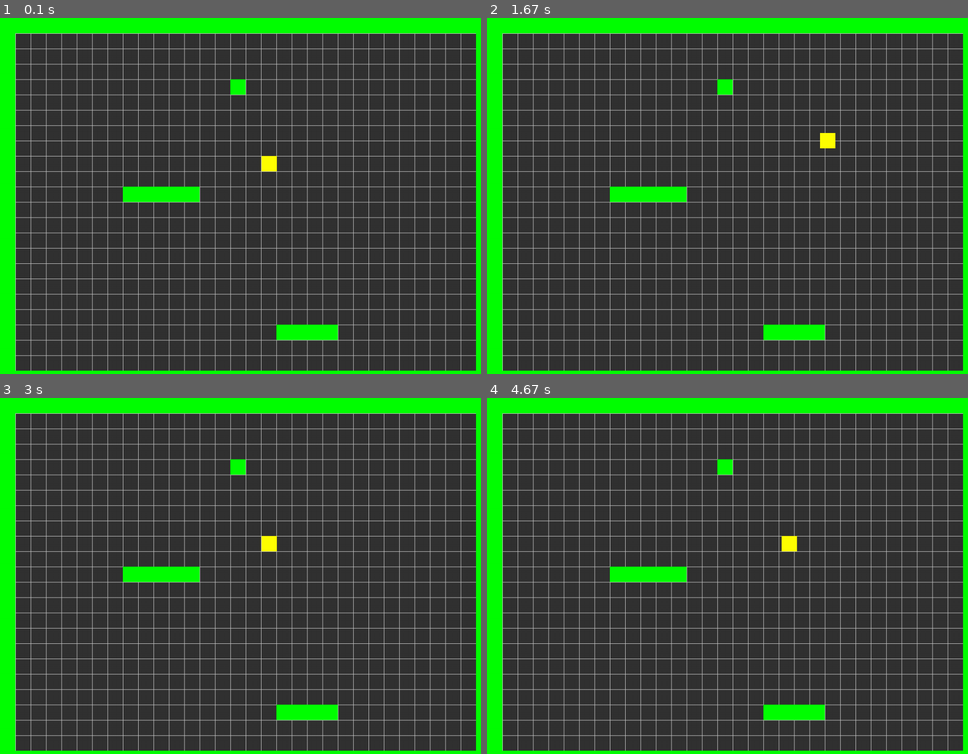
Above: before the commit, frames 1-4 (two rows, left to right).
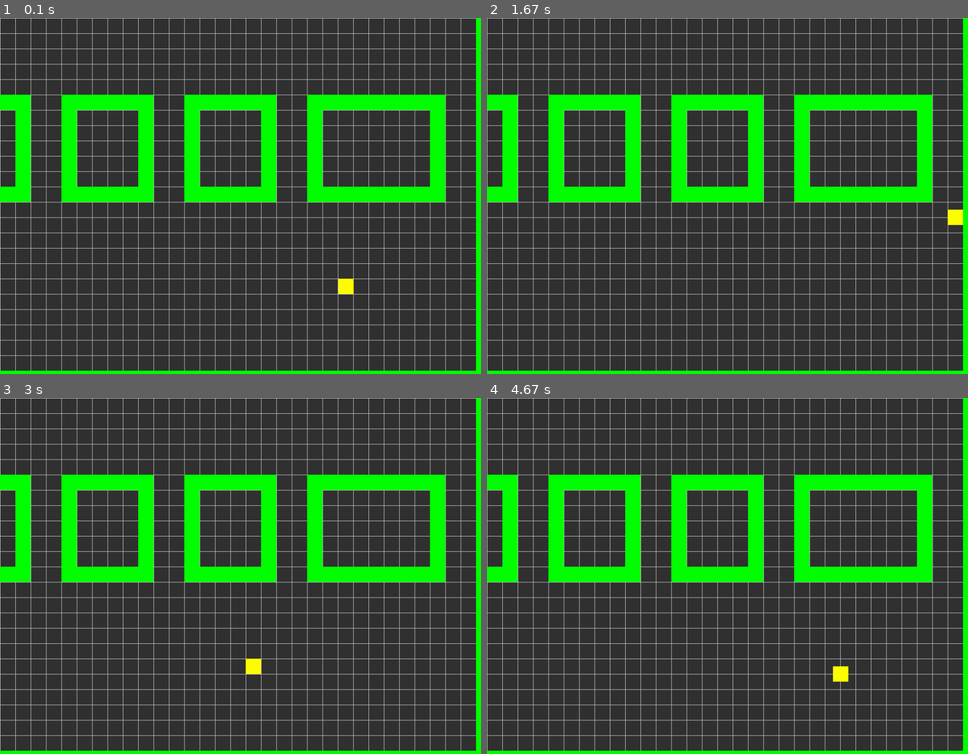
Above: after the commit, the same moments.

Repository: Scaniox/school
Game: pygame game, started from pygame/Tile based Game/main.py
Two runs of this game, one before a commit and one after it. Both use one fixed random seed, a clock stepped at 60 frames per second and the inputs below.
Inputs:
- Up to frame 1 (0.1 s): no input
- Up to frame 2 (1.67 s): hold Right 0.33-0.8 s; hold Up 0.83-1.13 s; hold Right 1.17-1.63 s
- Up to frame 3 (3 s): hold Left 1.67-2.2 s; hold Down 2.23-2.53 s; hold Left 2.57-2.97 s
- Up to frame 4 (4.67 s): hold Up 3-3.37 s; hold Right 3.4-4.03 s; hold Down 4.07-4.43 s; hold Left from 4.47 s (still down)

The runs differ from the first frame. In frame 1, 19% of the frame differs, in the area x 0-99%, y 0-100%; in frame 2, 19%; in frame 3, 19%; in frame 4, 19%.

Commit message:
tile game ep 4

Diff:
--- a/pygame/Tile based Game/main.py
+++ b/pygame/Tile based Game/main.py
@@ -4,6 +4,7 @@
 from settings import *
 from sprites import *
 from pathlib import Path
+from tilemap import *
 
 
 class Game():
@@ -23,12 +24,8 @@
 
     def load_data(self):
         # load map data
-        self.map_data = []
         root = Path(__file__).parent
-
-        with (root / "map.txt") as file:
-            for line in file.read_text().split("\n"):
-                self.map_data.append(line)
+        self.map = Map(root / "map2.txt")
 
 
     def new(self):
@@ -37,7 +34,7 @@
         self.walls = pg.sprite.LayeredUpdates()
 
         # generate sprites from map file
-        for row_index, row in enumerate(self.map_data):
+        for row_index, row in enumerate(self.map.data):
             for column_index, tile in enumerate(row):
 
                 if tile == "1":
@@ -45,6 +42,9 @@
 
                 elif tile == "P":
                     self.player = Player(self, column_index, row_index)
+
+        # camera
+        self.camera = Camera(self.map.ssize)
 
 
     def run(self):
@@ -74,6 +74,7 @@
     def update(self):
         # game loop - update
         self.all_sprites.update()
+        self.camera.update(self.player)
 
 
     def draw_grid(self):
@@ -86,7 +87,8 @@
     def draw(self):
         #game loop - draw
         self.draw_grid()
-        self.all_sprites.draw(self.screen)
+        for sprite in self.all_sprites:
+            self.screen.blit(sprite.image, self.camera.apply(sprite))
         pg.display.flip()
 
 
--- /dev/null
+++ b/pygame/Tile based Game/map2.txt
@@ -0,0 +1,48 @@
+111111111111111111111111111111111111111111111111111111111111111
+1.............................................................1
+1.............................................................1
+1.............................................................1
+1.............................................................1
+1.......11111......11111......................................1
+1.......1..............1......................................1
+1.......1..............1......................................1
+1.......1..............1......................................1
+1.......1..............1......................................1
+1.............................................................1
+1..............11.............................................1
+1..............11.............................................1
+1.............................................................1
+1.......1..............1......................................1
+1.......1..............1......................................1
+1.......1..............1......................................1
+1.......1..............1......................................1
+1.......11111......11111......................................1
+1.............................................................1
+1.............................................................1
+1.............................................................1
+1.............................................................1
+1.............................................................1
+1.............................................................1
+1.............................................................1
+1.............................................................1
+1.............................................................1
+1.............................................................1
+1..111111..111111..111111..111111..111111..111111..111111111..1
+1..1....1..1....1..1....1..1....1..1....1..1....1..1.......1..1
+1..1....1..1....1..1....1..1....1..1....1..1....1..1.......1..1
+1..1....1..1....1..1....1..1....1..1....1..1....1..1.......1..1
+1..1....1..1....1..1....1..1....1..1....1..1....1..1.......1..1
+1..1....1..1....1..1....1..1....1..1....1..1....1..1.......1..1
+1..111111..111111..111111..111111..111111..111111..111111111..1
+1.............................................................1
+1.............................................................1
+1.............................................................1
+1.............................................................1
+1.............................................................1
+1....................................................P........1
+1.............................................................1
+1.............................................................1
+1.............................................................1
+1.............................................................1
+1.............................................................1
+111111111111111111111111111111111111111111111111111111111111111
--- a/pygame/Tile based Game/settings.py
+++ b/pygame/Tile based Game/settings.py
@@ -3,7 +3,7 @@
 #constants
 TITLE = "tile"
 ssize = (1024, 768)
-fps = 60
+fps = 10000
 
 # colour schemes
 BG_COLOUR = (50,50,50)
@@ -14,4 +14,4 @@
 
 
 # player settings
-PLAYER_SPEED = 5
+PLAYER_SPEED = 15
--- /dev/null
+++ b/pygame/Tile based Game/tilemap.py
@@ -0,0 +1,31 @@
+import pygame as pg
+from settings import *
+
+class Map():
+    def __init__(self, filepath):
+        # load map data
+        self.data = []
+
+        with (filepath) as file:
+            for line in file.read_text().split("\n"):
+                self.data.append(line.strip())
+
+        self.gsize = [len(self.data[0]), len(self.data)-1]
+        self.ssize = [self.gsize[i] * tsize[i] for i in [0,1]]
+        print(self.gsize)
+
+
+
+class Camera():
+    def __init__(self, size):
+        self.camera = pg.Rect(0, 0, *size)
+        self.size = size
+
+    def apply(self, entity):
+        return entity.rect.move(self.camera.topleft)
+
+    def update(self, target):
+        self.camera.topleft = [-target.rect[i] + ssize[i]//2 for i in [0,1]]
+
+        # limit scroll sizes
+        self.camera.topleft = [max(min(self.camera[i], 0), -(self.size[i]- ssize[i])) for i in [0,1] ]
